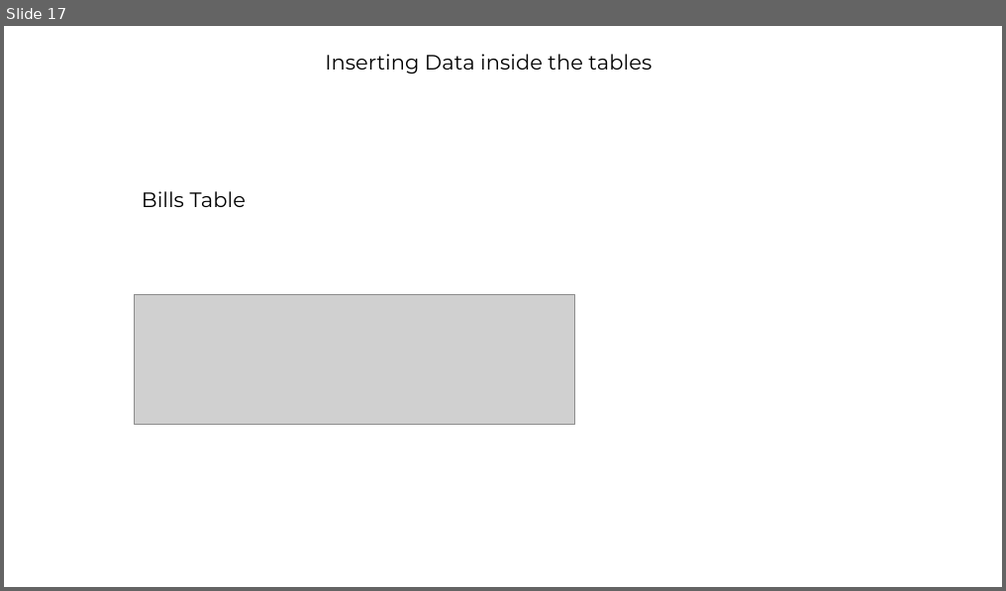
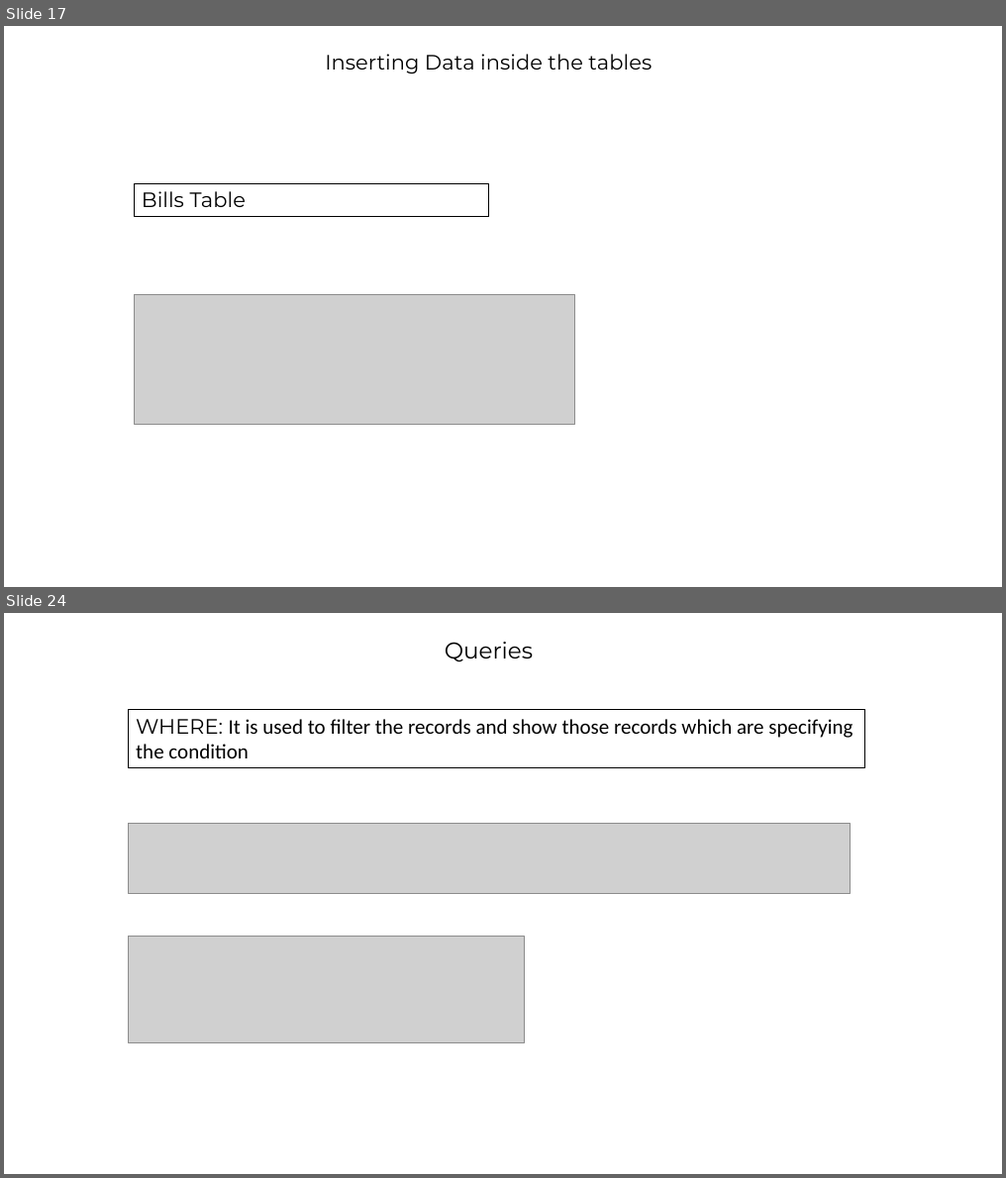
Before and after one commit to barrett28/1_IT-vedant, a slide deck: 4_sql/project''/hospital_management.pptx. Shown one above the other, each under a label of ours: slide 17 before the commit, slides 17 and 24 after it; the slides between them are not shown. The pictures are 1006x591 and 1006x1178 pixels, drawn with LibreOffice and Linux fonts; fonts in the diff are those of the drawing; grey boxes stand for pictures; background and template pictures are left out. Boxes give left, top, right and bottom in pixels: in the first picture for what was removed or moved away, otherwise in the second. Text is boxed around its words. In the diff, an @@ line names an element or a change of style, - is before the commit and + after.

```diff
--- a/4_sql/project''/hospital_management.pptx
+++ b/4_sql/project''/hospital_management.pptx
@@ slide 24 added at bbox=[4, 613, 1002, 1174], background picture (left out) @@
@@ text added at bbox=[445, 642, 533, 663], 22 pt, text #000000 @@
+Queries
@@ rectangle added at bbox=[129, 710, 865, 768], outline #000000 0.75 pt, 20 pt, text #000000 @@
+WHERE: It is used to filter the records and show those records which are specifying the condition
@@ picture added at bbox=[129, 823, 849, 894] @@
@@ picture added at bbox=[129, 937, 524, 1043] @@
@@ slide 17 changed as well @@
@@ rectangle "Bills Table": place and size @@
-rectangle "Bills Table" at bbox=[142, 191, 246, 207]
+rectangle "Bills Table" at bbox=[135, 184, 488, 217]
@@ rectangle "Bills Table" at bbox=[135, 184, 488, 217]: outline none to #000000 0.75 pt @@
```
Also in this commit, not shown: 15 other slides changed, 21 other slides added, 38 other files.
